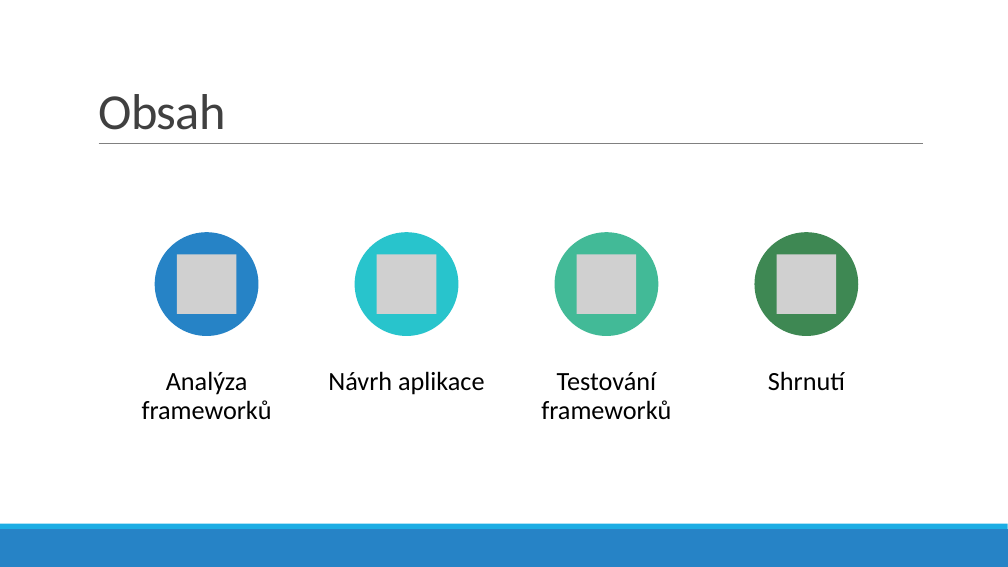
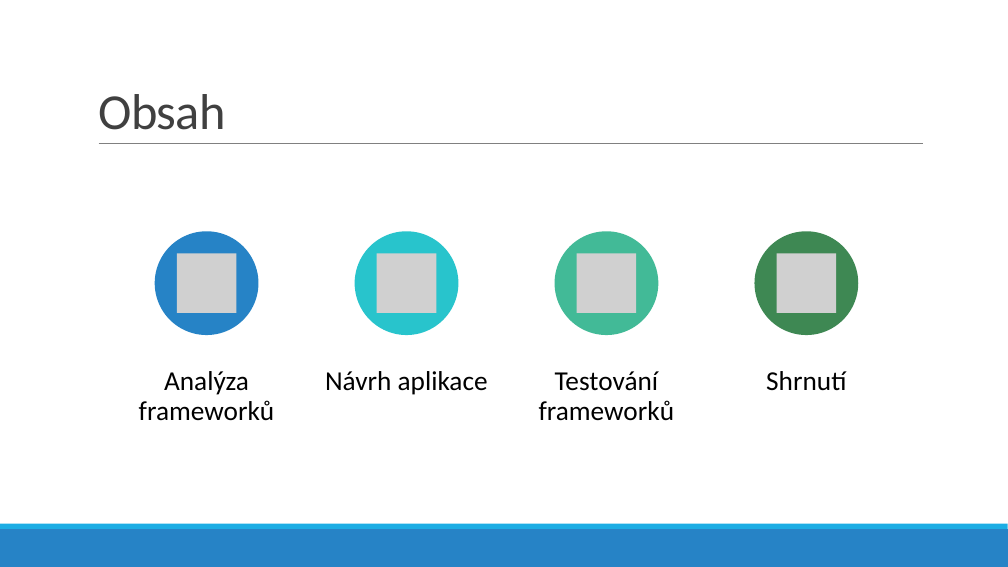
Before and after one commit to lukyncze/bachelor-thesis, a slide deck: slide 3 of presentation/prezentace-sukenik.pptx. Drawn at 1008x567 pixels with LibreOffice and Linux fonts; fonts in the diff are those of the drawing; grey boxes stand for pictures. Boxes give left, top, right and bottom in pixels: in the first picture for what was removed or moved away, otherwise in the second. Text is boxed around its words. In the diff, an @@ line names an element or a change of style, - is before the commit and + after.

```diff
--- a/presentation/prezentace-sukenik.pptx
+++ b/presentation/prezentace-sukenik.pptx
@@ size 25 to 26 pt in 4 elements at (x1=325, y1=371, x2=488, y2=395), (x1=539, y1=371, x2=675, y2=421), (x1=766, y1=371, x2=846, y2=391), (x1=139, y1=371, x2=275, y2=421) @@
```
Also in this commit, not shown: 11 other slides changed, 1 slide added, 8 other files.
